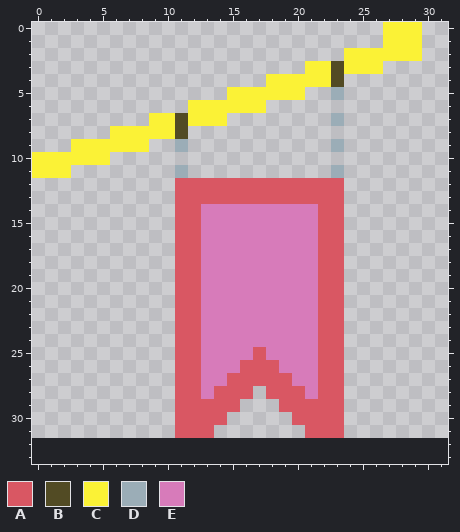
Two versions of one pixel-art sprite, Assets/Sprites/Player3Flag.png. That is the earlier state.
The file is 32x32 pixels. The old version is drawn lined up with the new one, on the new canvas.
Palette (. is transparent): A #d95763  B #524b24  C #fbf236  D #9badb7  E #d77bba
Pixels before, first column x 0:
 0 ...........................CCC
 1 ...........................CCC
 2 ........................CCCCCC
 3 .....................CCBCCC...
 4 ..................CCCCCB......
 5 ...............CCCCCC..D......
 6 ............CCCCCC............
 7 .........CCBCCC........D......
 8 ......CCCCCB..................
 9 ...CCCCCC..D...........D......
10 CCCCCC........................
11 CCC........D...........D......
12 ...........AAAAAAAAAAAAA......
13 ...........AAAAAAAAAAAAA......
14 ...........AAEEEEEEEEEAA......
15 ...........AAEEEEEEEEEAA......
16 ...........AAEEEEEEEEEAA......
17 ...........AAEEEEEEEEEAA......
18 ...........AAEEEEEEEEEAA......
19 ...........AAEEEEEEEEEAA......
20 ...........AAEEEEEEEEEAA......
21 ...........AAEEEEEEEEEAA......
22 ...........AAEEEEEEEEEAA......
23 ...........AAEEEEEEEEEAA......
24 ...........AAEEEEEEEEEAA......
25 ...........AAEEEEAEEEEAA......
26 ...........AAEEEAAAEEEAA......
27 ...........AAEEAAAAAEEAA......
28 ...........AAEAAA.AAAEAA......
29 ...........AAAAA...AAAAA......
30 ...........AAAA.....AAAA......
31 ...........AAA.......AAA......
New version:
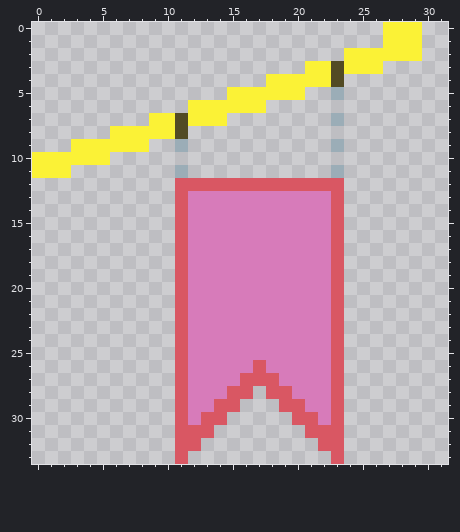
The commit says: Changed the flag sprite, good luck!
Difference:
canvas 32x32 -> 32x34
y 13: x 12..22 AAAAAAAAAAA -> EEEEEEEEEEE
y 14..24: x 12 A -> E; x 22 A -> E
y 25: x 12 A -> E; x 17 A -> E; x 22 A -> E
y 26: x 12 A -> E; x 16 A -> E; x 18 A -> E; x 22 A -> E
y 27: x 12 A -> E; x 15 A -> E; x 19 A -> E; x 22 A -> E
y 28: x 12 A -> E; x 14 A -> E; x 20 A -> E; x 22 A -> E
y 29: x 12..13 AA -> EE; x 21..22 AA -> EE
y 30: x 12 A -> E; x 22 A -> E
y 32: x 11..12 .. -> AA; x 22..23 .. -> AA
y 33: x 11 . -> A; x 23 . -> A
Boxes around the changes in both pictures, in picture pixels (x1, y1, x2, y2):
changed: (175, 191, 344, 464)
